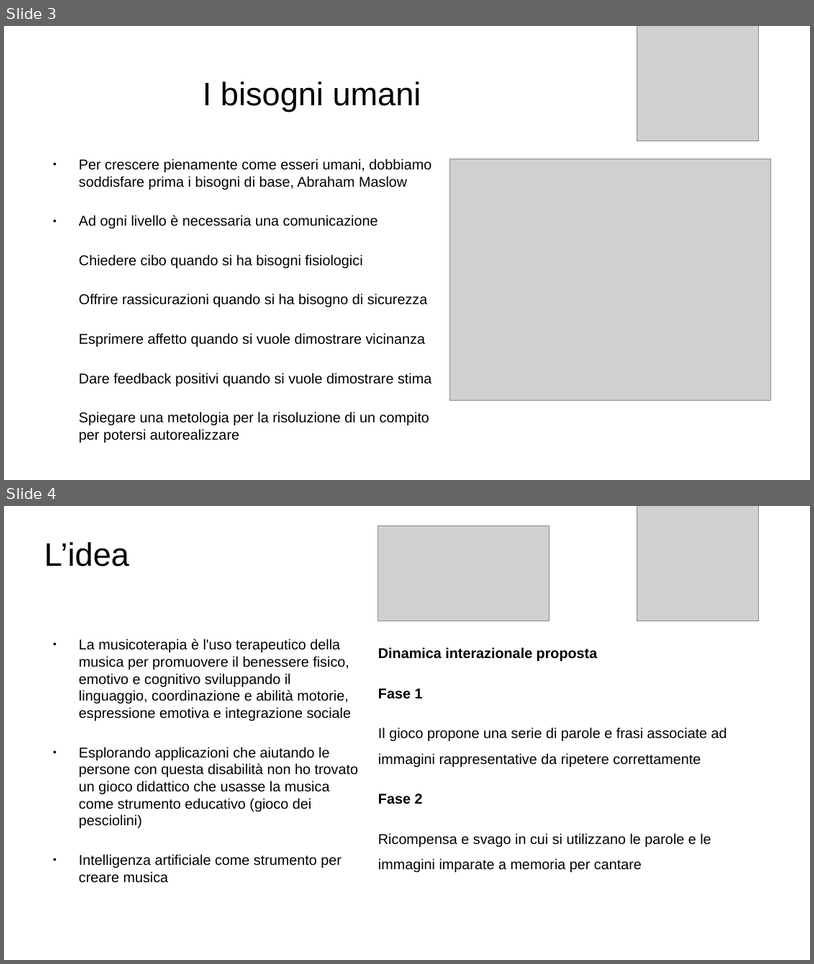
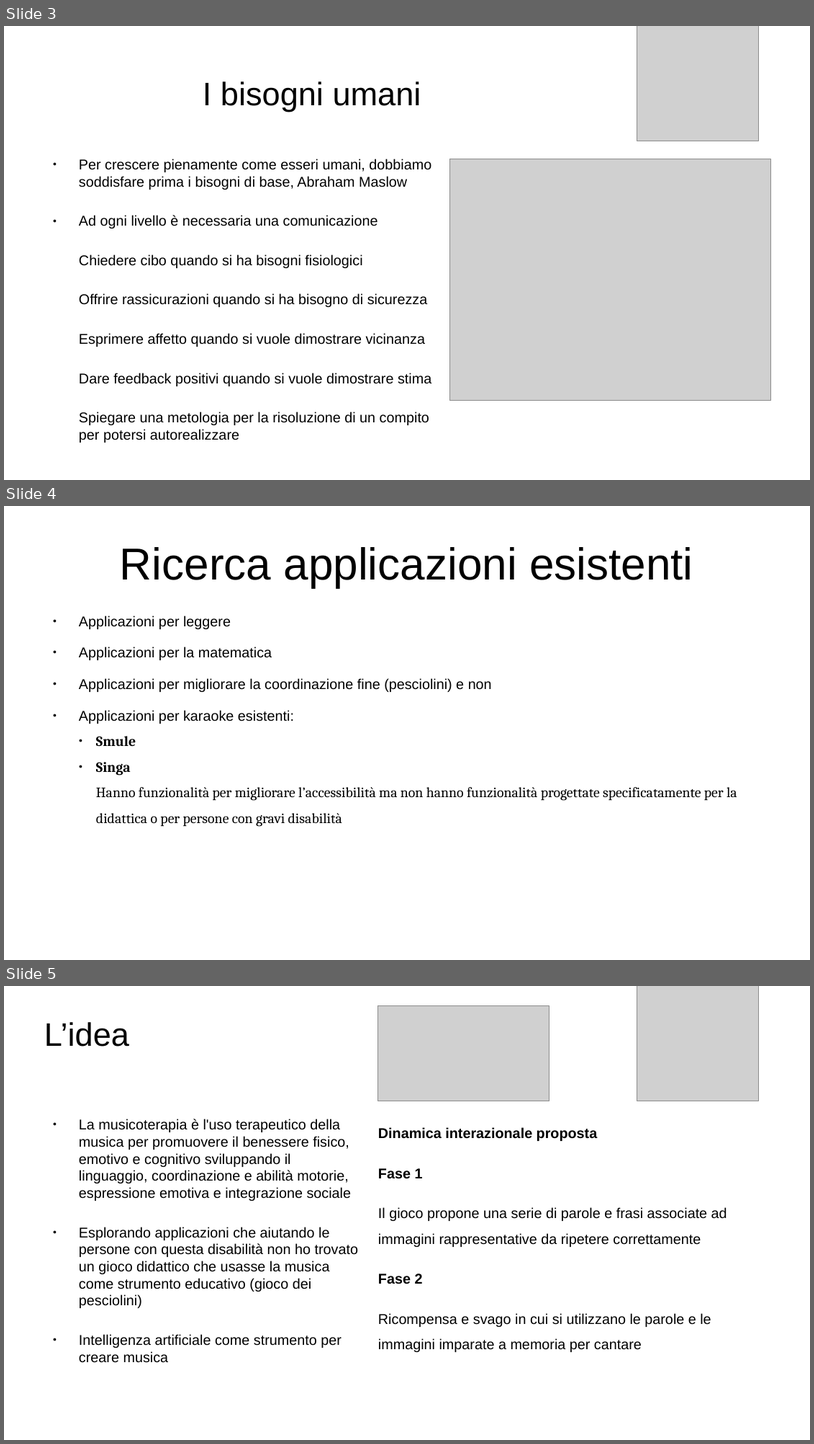
Before and after one commit to daloiso/tesi, a slide deck: presentazione_tesi.odp. Shown one above the other, each under a label of ours: slides 3 and 4 before the commit, slides 3, 4 and 5 after it. The pictures are 814x964 and 814x1444 pixels, drawn with LibreOffice and Linux fonts; fonts in the diff are those of the drawing; grey boxes stand for pictures. Boxes give left, top, right and bottom in pixels: in the first picture for what was removed or moved away, otherwise in the second. Text is boxed around its words. In the diff, an @@ line names an element or a change of style, - is before the commit and + after.

Commit message:
fine tesi?

```diff
--- a/presentazione_tesi.odp
+++ b/presentazione_tesi.odp
@@ slide 4 added at [4, 506, 810, 960], background #FFFFFF @@
@@ title added at [120, 547, 694, 587], 44 pt, text #000000 @@
+Ricerca applicazioni esistenti
@@ text added at [79, 615, 738, 826], 14 pt, text #000000 @@
+● Applicazioni per leggere
+● Applicazioni per la matematica
+● Applicazioni per migliorare la coordinazione fine (pesciolini) e non
+● Applicazioni per karaoke esistenti:
+    ● Smule
+    ● Singa
+    Hanno funzionalità per migliorare l’accessibilità ma non hanno funzionalità progettate specificatamente per la didattica o per persone con gravi disabilità
@@ what was slide 4 is now slide 5 @@
```
Also in this commit, not shown: 1 slide changed, 2 other slides added, 3 slides removed, 1 other file.
